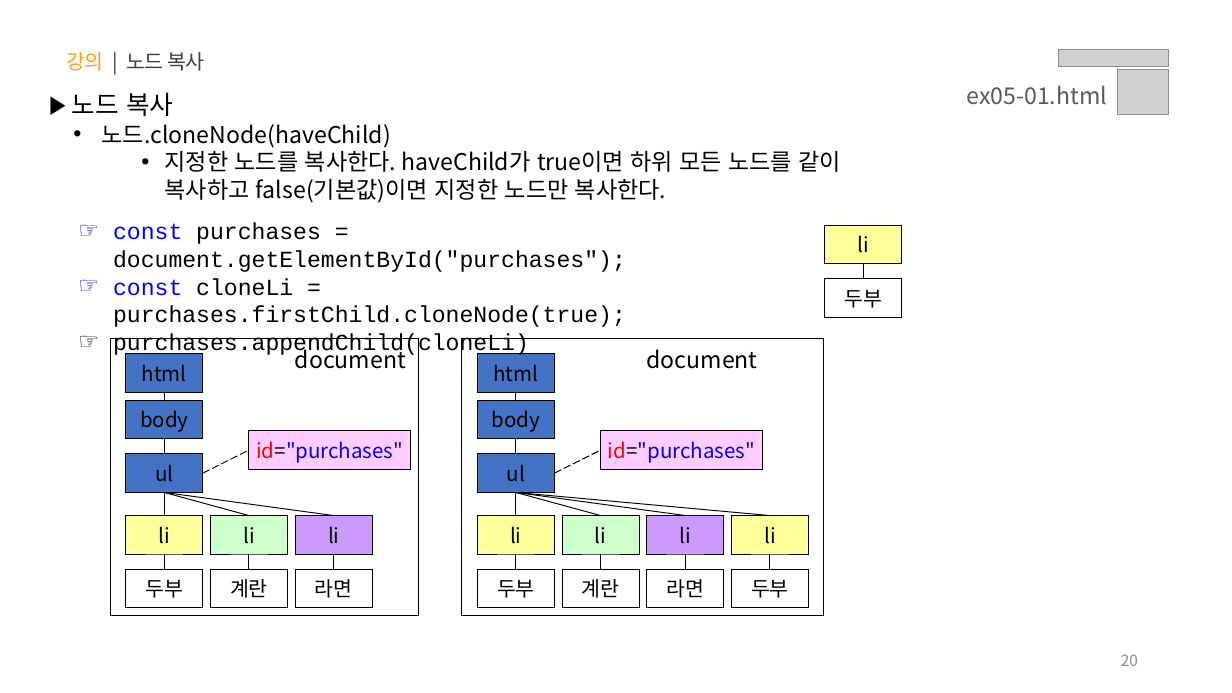
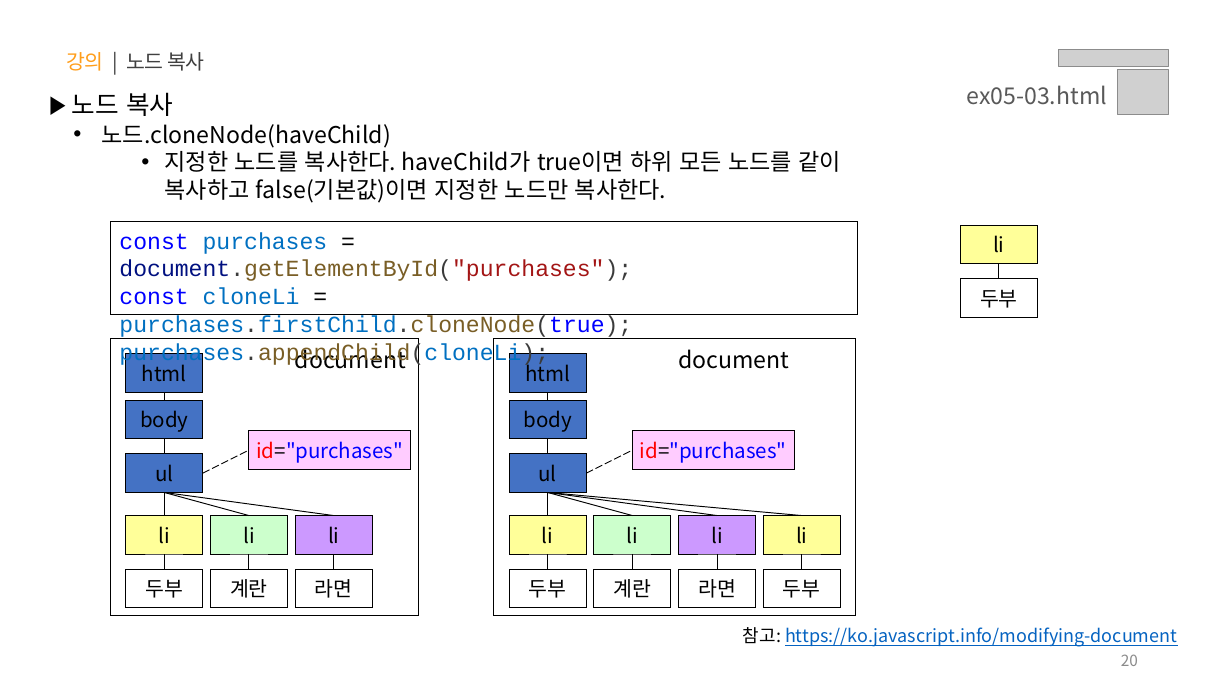
Before and after one commit to jeong0403/learn-JS, a slide deck: slide 20 of PPT/05.자바스크립트 - 클라이언트 사이드(Event, DOM, Ajax, Web APIs).pptx. Drawn at 1232x693 pixels with LibreOffice and Linux fonts; fonts in the diff are those of the drawing; grey boxes stand for pictures. Boxes give left, top, right and bottom in pixels: in the first picture for what was removed or moved away, otherwise in the second. Text is boxed around its words. In the diff, an @@ line names an element or a change of style, - is before the commit and + after.

```diff
--- a/PPT/05.자바스크립트 - 클라이언트 사이드(Event, DOM, Ajax, Web APIs).pptx
+++ b/PPT/05.자바스크립트 - 클라이언트 사이드(Event, DOM, Ajax, Web APIs).pptx
@@ text at box(967, 85, 1107, 105): text changed @@
-ex05-01.html
+ex05-03.html
@@ rectangle "const purchases = document.getElementById("purchases");": place and size @@
-rectangle "const purchases = document.getElementById("purchases");" at box(113, 222, 626, 357)
+rectangle "const purchases = document.getElementById("purchases");" at box(110, 222, 857, 315)
@@ rectangle "const purchases = document.getElementById("purchases");" at box(110, 222, 857, 315): outline none to #000000 0.75 pt @@
@@ text in rectangle at box(119, 232, 632, 339): text colour #000000 to #0070C1 in "purchases", "cloneLi purchases.firstChild.cloneNode(true);"; text colour #000000 to #001080, text colour #000000 to #A31515 in "document.getElementById("purchases");"; text colour #000000 to #3B3B3B, text colour #000000 to #795E26 in "document.getElementById("purchases");", "purchases.firstChild.cloneNode(true);"; text colour #000000 to #0000FF in "purchases.firstChild.cloneNode(true);"; bullet ☞ to none; list level 2 to 1 in "const purchases = document.getElementById("purchases");"; list level 2 to 1 in "const cloneLi = purchases.firstChild.cloneNode(true);" @@
@@ 2 rectangles, 1 line: place and size @@
-2 rectangles, 1 line at box(824, 226, 901, 318)
+2 rectangles, 1 line at box(960, 226, 1037, 318)
@@ text in rectangle at box(119, 343, 549, 367): text changed; text colour #000000 to #0070C1 @@
-  ☞ purchases.appendChild(cloneLi)
+purchases.appendChild(cloneLi);
@@ 13 rectangles, 11 lines, 1 text: place and size @@
-13 rectangles, 11 lines, 1 text at box(462, 338, 824, 616)
+13 rectangles, 11 lines, 1 text at box(494, 338, 856, 616)
@@ text added at box(743, 627, 1177, 647), 14 pt, text #0563C1, underline @@
+참고: https://ko.javascript.info/modifying-document
```
Also in this commit, not shown: 17 other slides changed, 15 slides added, 16 other files.
